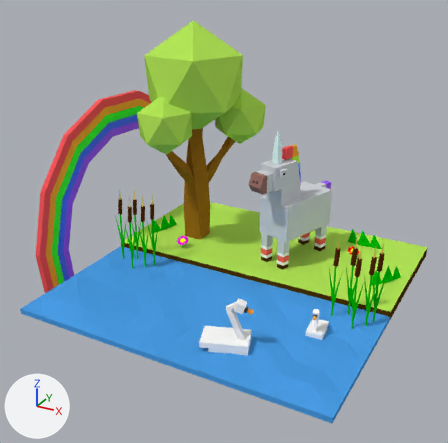
One commit to the Blender file park/scene-river.blend: the scene before it, then after it.
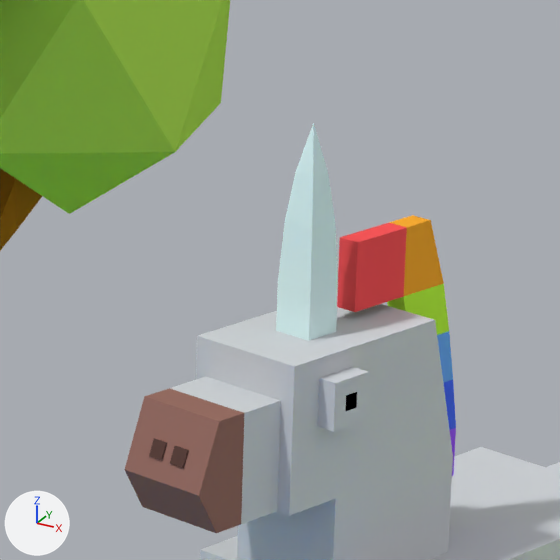
Each version is shown whole from a 50 mm lens placed at (2.49, -4.89, 2.97), pointed at (-0.17, -0.05, 0.55), then close up on the part from 51% to 71% of the width and 25% to 45% of the height. The lights are fixed; the arrows at lower left show +X, +Y and +Z.

Objects in the first close-up: 'Tree', 'Unicorn'.
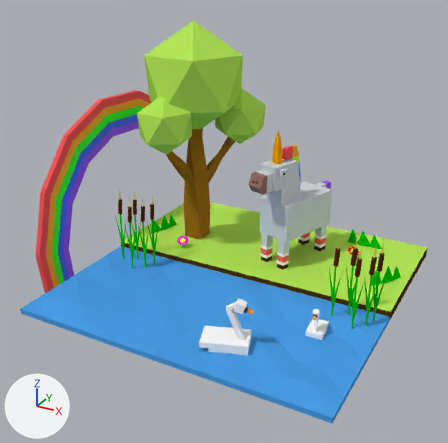
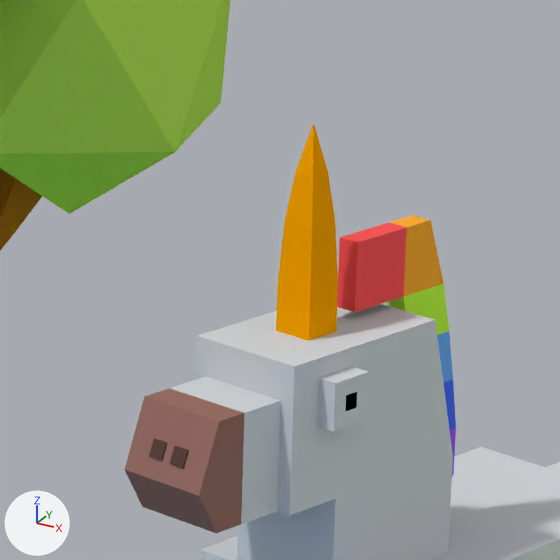
The change, as a list of edits to the scene's bpy script:
```text
Change mat_cornmat:
    mat_cornmat.base_color: (0.774, 1.0, 1.0) -> (1.0, 0.384, 0.0)  # white #e4ffff -> orange #ffa700
```

Pixel boxes (x1, y1, x2, y2) of what changed, in the close-ups (560 x 560 px):
'Unicorn', recoloured (white to orange)
    both: (267, 123, 358, 347)
